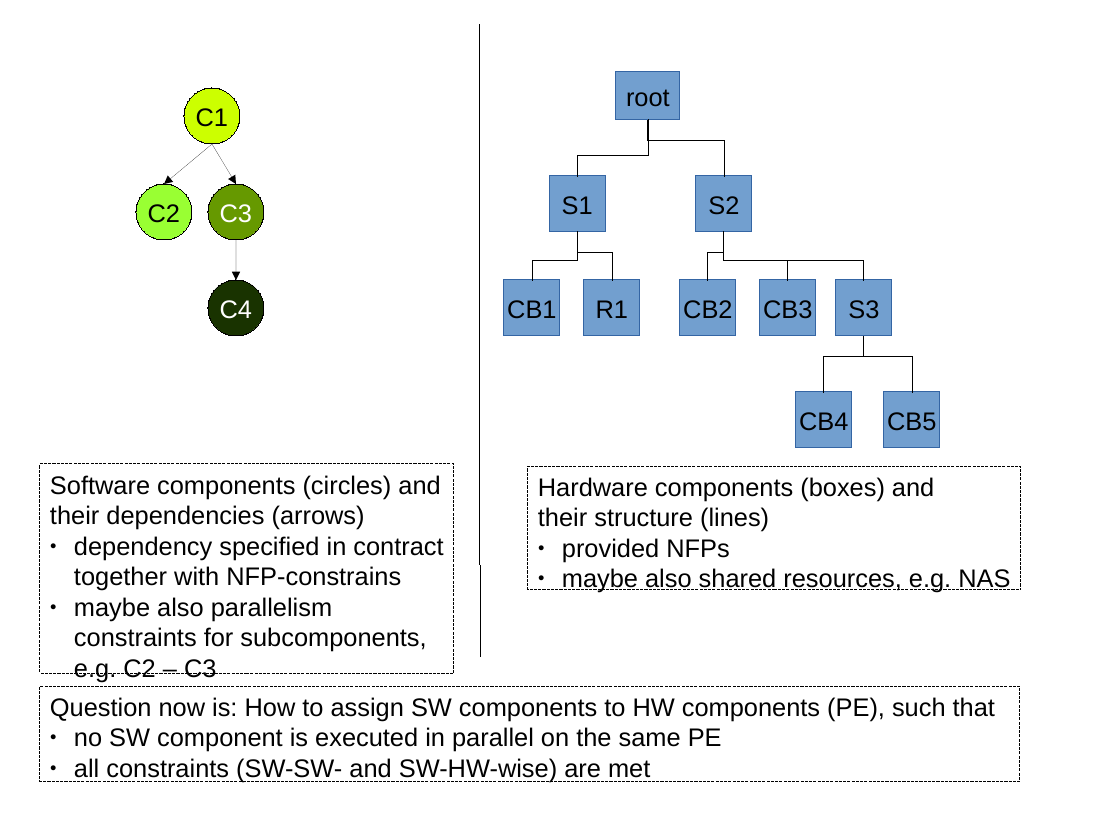
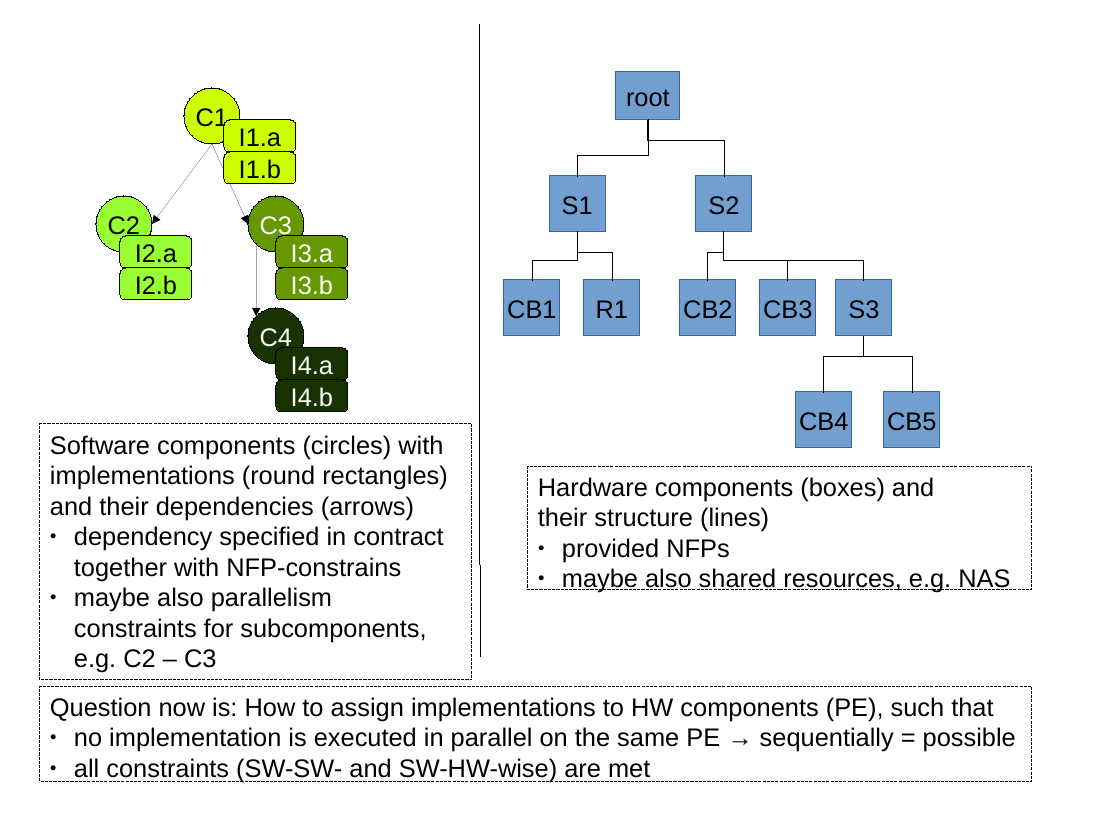
Before and after one commit to rene-schoene/racr-mquat, a slide deck: slide 2 of doc/the-problem.odp. Drawn at 1120x840 pixels with LibreOffice and Linux fonts; fonts in the diff are those of the drawing. Boxes give left, top, right and bottom in pixels: in the first picture for what was removed or moved away, otherwise in the second. Text is boxed around its words. In the diff, an @@ line names an element or a change of style, - is before the commit and + after.

```diff
--- a/doc/the-problem.odp
+++ b/doc/the-problem.odp
@@ arrow moved from (212, 144) - (164, 184) to (212, 144) - (152, 225) @@
@@ arrow moved from (212, 144) - (236, 184) to (212, 144) - (248, 225) @@
@@ rounded rectangle added at <box>224,120,296,151</box>, fill #CCFF00, outline #000000 0 pt, 18 pt, text #000000 @@
+I1.a
@@ rounded rectangle added at <box>224,152,296,184</box>, fill #CCFF00, outline #000000 0 pt, 18 pt, text #000000 @@
+I1.b
@@ ellipse "C2": place and size @@
-ellipse "C2" at <box>136,184,192,240</box>
+ellipse "C2" at <box>96,196,151,252</box>
@@ ellipse "C3": place and size @@
-ellipse "C3" at <box>208,184,264,240</box>
+ellipse "C3" at <box>248,196,304,252</box>
@@ rounded rectangle added at <box>120,236,192,267</box>, fill #99FF33, outline #000000 0 pt, 18 pt, text #000000 @@
+I2.a
@@ rounded rectangle added at <box>276,236,349,267</box>, fill #669900, outline #000000 0 pt, 18 pt, text #FFFFFF @@
+I3.a
@@ rounded rectangle added at <box>120,268,192,300</box>, fill #99FF33, outline #000000 0 pt, 18 pt, text #000000 @@
+I2.b
@@ arrow moved from (236, 240) - (236, 281) to (256, 244) - (256, 316) @@
@@ rounded rectangle added at <box>276,268,349,300</box>, fill #669900, outline #000000 0 pt, 18 pt, text #FFFFFF @@
+I3.b
@@ ellipse "C4": place and size @@
-ellipse "C4" at <box>208,281,264,336</box>
+ellipse "C4" at <box>248,308,304,364</box>
@@ rounded rectangle added at <box>276,349,349,380</box>, fill #193300, outline #000000 0 pt, 18 pt, text #FFFFFF @@
+I4.a
@@ rounded rectangle added at <box>276,380,349,412</box>, fill #193300, outline #000000 0 pt, 18 pt, text #FFFFFF @@
+I4.b
@@ rectangle "Software components (circles) with implementations ...": place and size @@
-rectangle "Software components (circles) with implementations ..." at <box>40,464,454,674</box>
+rectangle "Software components (circles) with implementations ..." at <box>40,424,472,680</box>
@@ text in rectangle at <box>50,435,448,520</box>: text changed @@
-Software components (circles) and
-their dependencies (arrows)
+Software components (circles) with implementations (round rectangles) and their dependencies (arrows)
@@ rectangle "Hardware components (boxes) and": place and size @@
-rectangle "Hardware components (boxes) and" at <box>528,466,1021,590</box>
+rectangle "Hardware components (boxes) and" at <box>528,466,1033,590</box>
@@ rectangle "Question now is: How to ...": place and size @@
-rectangle "Question now is: How to ..." at <box>40,686,1020,782</box>
+rectangle "Question now is: How to ..." at <box>40,686,1032,782</box>
@@ text in rectangle at <box>50,697,1016,752</box>: text changed @@
-Question now is: How to assign SW components to HW components (PE), such that
-● no SW component is executed in parallel on the same PE
+Question now is: How to assign implementations to HW components (PE), such that
+● no implementation is executed in parallel on the same PE → sequentially = possible
```
Also in this commit, not shown: 4 other slides changed, 2 slides added, 1 slide removed.
